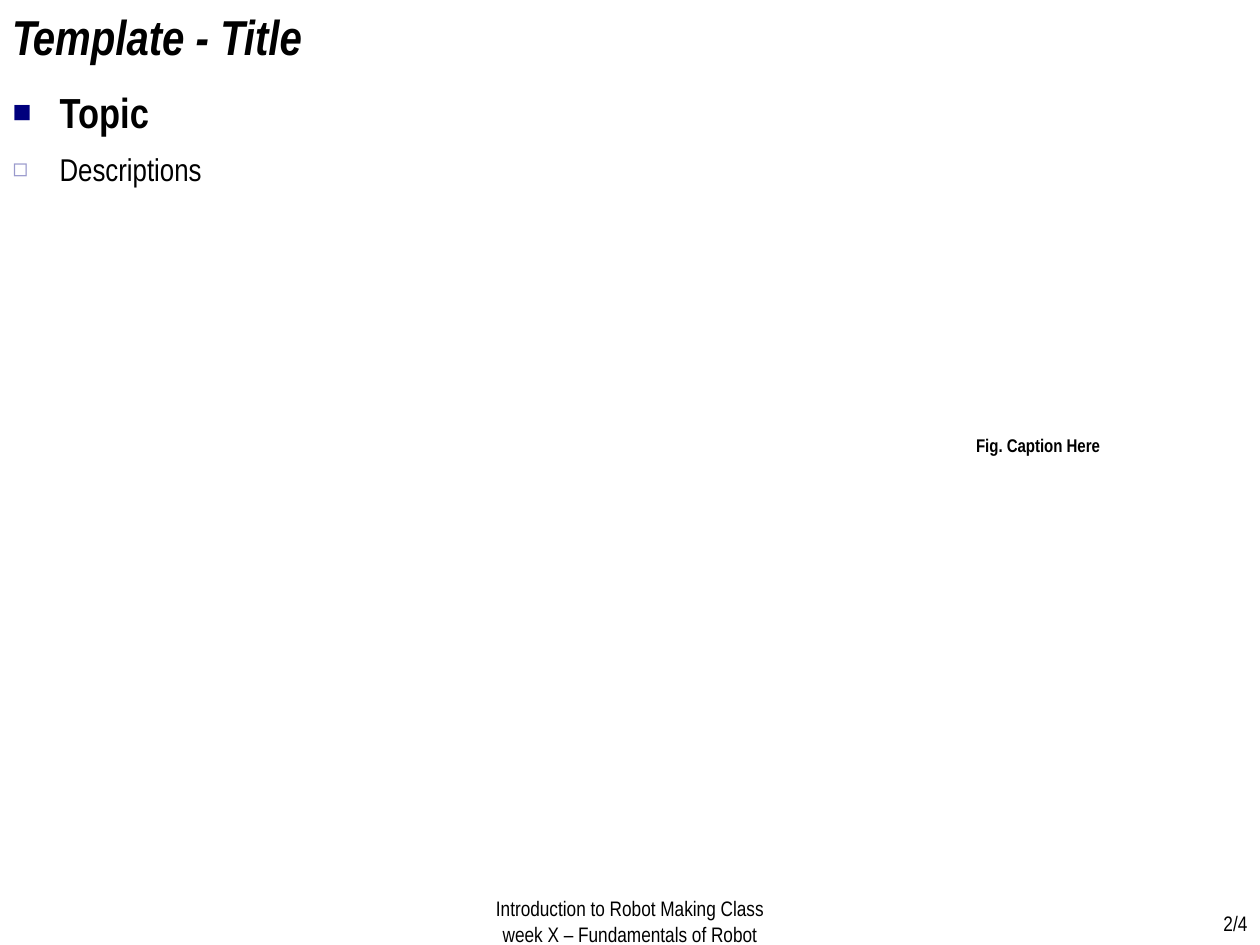
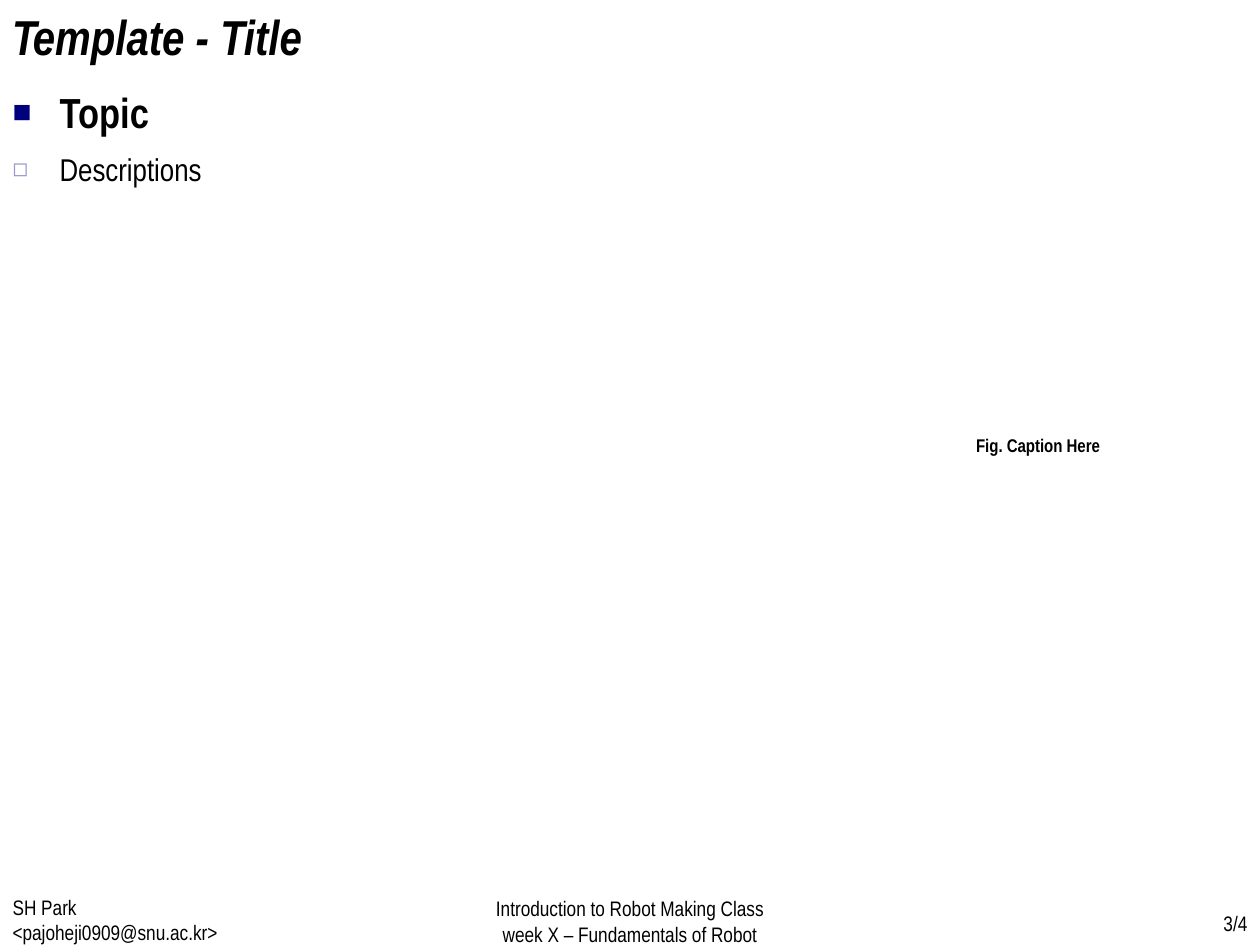
Before and after one commit to WhenTheyCry96/RobotTutorial, a slide deck: slide 3 of PPT/template.pptx (slide 2 before the commit). Drawn at 1260x945 pixels with LibreOffice and Linux fonts; fonts in the diff are those of the drawing. Boxes give left, top, right and bottom in pixels: in the first picture for what was removed or moved away, otherwise in the second. Text is boxed around its words. In the diff, an @@ line names an element or a change of style, - is before the commit and + after.

```diff
--- a/PPT/template.pptx
+++ b/PPT/template.pptx
@@ text added at [13, 899, 218, 945], 12 pt, text #000000 @@
+SH Park <pajoheji0909@snu.ac.kr>
@@ page number at [1223, 916, 1247, 932]: text changed @@
-2/4
+3/4
```
Also in this commit, not shown: 1 other slide changed, 1 slide added, 5 other files.
